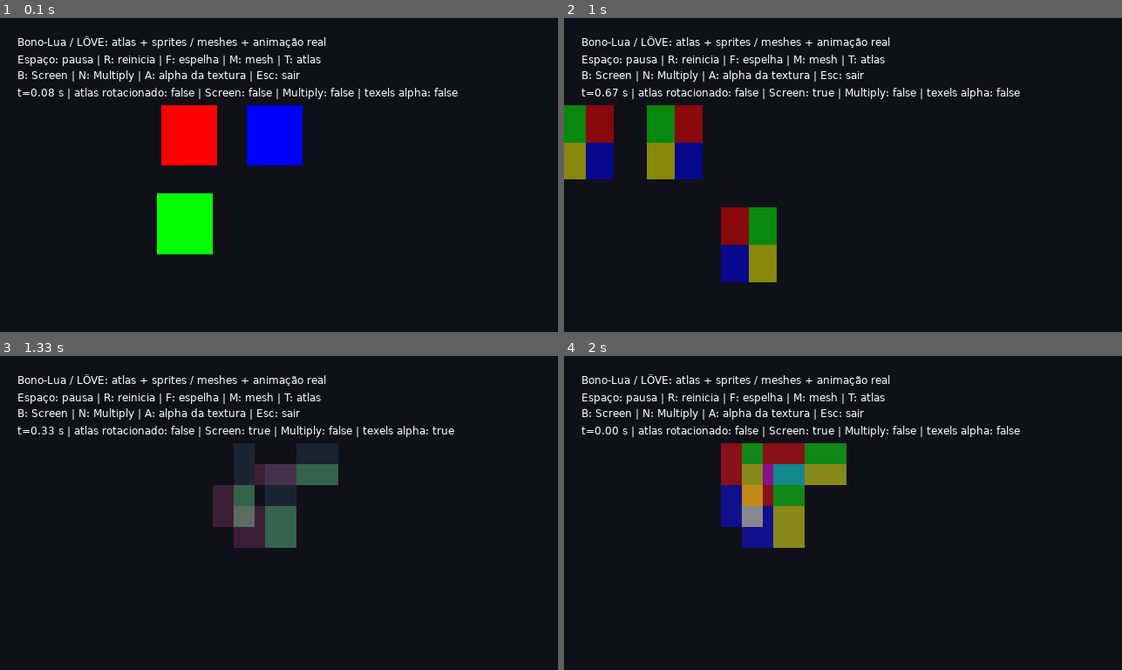
Above: before the commit, frames 1-4 (two rows, left to right).
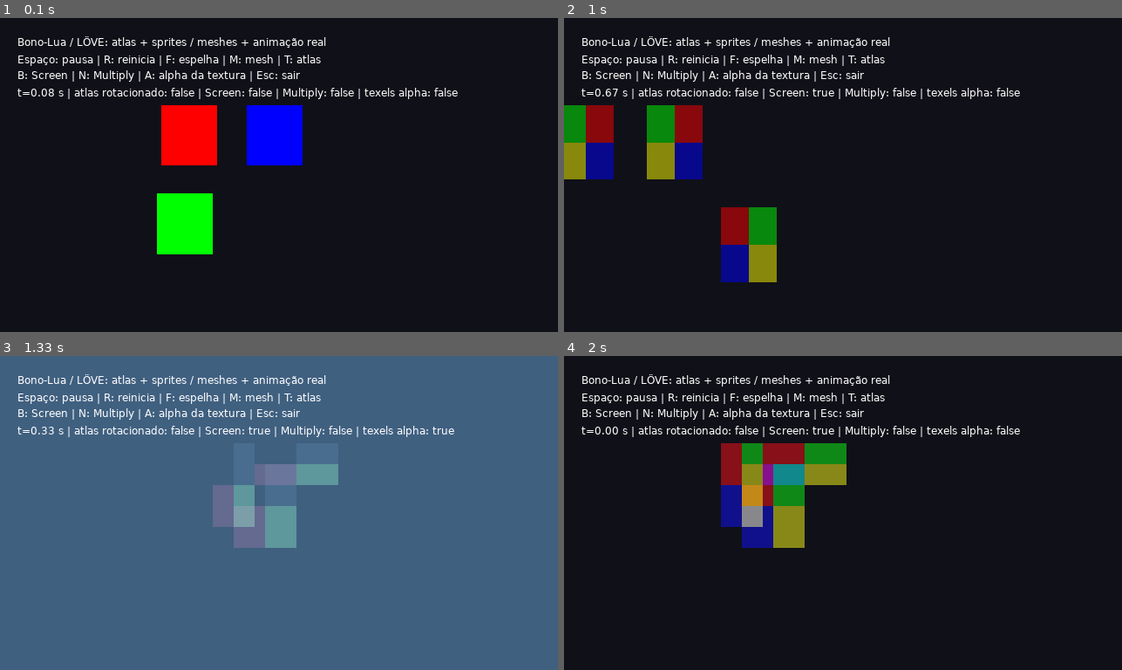
Above: after the commit, the same moments.

Repository: SrTristeSad/Bono-Lua
Game: LÖVE game, started from main.lua
Same seed, same stepped clock (60 frames per second), same inputs: the game is played once before the commit and once after it.
Inputs:
- Up to frame 1 (0.1 s): no input
- Up to frame 2 (1 s): tap B at 0.33 s; tap F at 0.67 s
- Up to frame 3 (1.33 s): tap A at 1 s
- Up to frame 4 (2 s): tap Space at 1.33 s; tap A at 1.67 s

Frames 1-2 are identical in both runs. In frame 3, 99% of the frame differs, in the area x 0-100%, y 0-100%; in frame 4, nothing differs.

Commit message:
Compose Canvas Screen in shader to avoid fixed blend rounding of fractional source colors

Diff:
--- a/docs/PORTING_PROGRESS.json
+++ b/docs/PORTING_PROGRESS.json
@@ -223,7 +223,7 @@
       "destination": "dragonbones/love/Slot.lua",
       "status": "Parcial: sprites, meshes comum/ponderada/Surface, atlas rotacionados, Screen e Multiply sobre Canvas adaptados ao LÖVE; outros blends e integração completa pendentes.",
       "tests": "lovesprites_differential: 56 cenários/11.188 colunas exatas por VM Lua 5.4/LuaJIT; referencia blobs ori …(1058 unchanged characters)…
-      "differences": "LÖVE Mesh/Image/Quad e scene graph em  …(881 unchanged characters)… st; não amplia os demais filtros/blends."
+      "differences": "LÖVE Mesh/Image/Quad e scene graph em  …(881 unchanged characters)… st; não amplia os demais filtros/blends. Screen usa snapshot/composição explícita em Canvas rgba8/MSAA0/DPI1, compartilhando a cópia por sprite; outros destinos conservam blend fixo anterior e não ampliam prova de texels semitransparentes."
     },
     "Pixi/4.x/src/dragonBones/pixi/PixiTextureAtlasData.ts": {
       "destination": "dragonbones/love/TextureAtlasData.lua",
--- a/dragonbones/love/Display.lua
+++ b/dragonbones/love/Display.lua
@@ -32,7 +32,7 @@
 function Display:destroy()
   if self.parent then self.parent:removeChild(self)end
   if self._gpuMesh then self._gpuMesh:release();self._gpuMesh=nil end
-  if self._multiplyCanvas then self._multiplyCanvas:release();self._multiplyCanvas=nil end
+  if self._blendCanvas then self._blendCanvas:release();self._blendCanvas=nil end
   if self._blendShaders then
     for _,shader in pairs(self._blendShaders)do shader:release()end
     self._blendShaders=nil
@@ -51,37 +51,50 @@
     vec4 d = Texel(destination, pixel / destinationSize);
     return s * d + d * (1.0 - s.a);
   }]],
+  [4]=[[extern Image destination;
+  extern vec2 destinationSize;
+  vec4 effect(vec4 color, Image image, vec2 uv, vec2 pixel) {
+    vec4 s = Texel(image, uv);
+    s.rgb = floor(s.rgb * s.a * 255.0 + vec3(0.5)) / 255.0;
+    s *= color;
+    vec4 d = Texel(destination, pixel / destinationSize);
+    return s + d * (vec4(1.0) - s);
+  }]],
   [3]=[[vec4 effect(vec4 color, Image image, vec2 uv, vec2 pixel) {
     vec4 c = Texel(image, uv);
     c.rgb = floor(c.rgb * c.a * 255.0 + vec3(0.5)) / 255.0;
     return c * color;
   }]],
 }
-local function blendShader(node)
+local function blendShader(node,key)
+  key=key or node.blendMode
   node._blendShaders=node._blendShaders or {}
-  local shader=node._blendShaders[node.blendMode]
+  local shader=node._blendShaders[key]
   if not shader then
-    shader=love.graphics.newShader(blendEffects[node.blendMode])
-    node._blendShaders[node.blendMode]=shader
+    shader=love.graphics.newShader(blendEffects[key])
+    node._blendShaders[key]=shader
   end
   return shader
 end
 -- Snapshot the destination before this sprite. Never sample the render target
 -- while it is bound for drawing. This preserves Pixi's two blend factors even
 -- when packed source RGB is slightly greater than its packed alpha.
-local function multiplyDestination(node,shader)
+local function supportsSnapshot(target)
+  return target and target.typeOf and target:typeOf('Canvas')
+    and target:getTextureType()=='2d'and target:getMSAA()==0
+    and target:getFormat()=='rgba8'and target:getDPIScale()==1
+end
+local function blendDestination(node,shader)
   local g=love.graphics
   local target=g.getCanvas()
-  assert(target and target.typeOf and target:typeOf('Canvas'),
-    'Multiply requires a single active Canvas (not the window or MRT)')
-  assert(target:getMSAA()==0 and target:getFormat()=='rgba8' and target:getDPIScale()==1,
+  assert(supportsSnapshot(target),
     'Multiply currently requires an rgba8 Canvas with MSAA=0 and DPI scale=1')
   local w,h=target:getDimensions()
-  local copy=node._multiplyCanvas
+  local copy=node._blendCanvas
   if copy and (copy:getWidth()~=w or copy:getHeight()~=h)then copy:release();copy=nil end
   if not copy then
     copy=g.newCanvas(w,h,{format='rgba8',msaa=0,dpiscale=1})
-    copy:setFilter('nearest','nearest');node._multiplyCanvas=copy
+    copy:setFilter('nearest','nearest');node._blendCanvas=copy
   end
   g.push('all');g.setCanvas(copy);g.origin();g.setScissor();g.setStencilTest()
   g.setShader();g.setColorMask(true,true,true,true);g.setDepthMode();g.setMeshCullMode('none')
@@ -117,9 +130,10 @@
       g.setColor(math.floor(math.floor(tint/65536)%256*alpha+.5)/255,
         math.floor(math.floor(tint/256)%256*alpha+.5)/255,
         math.floor(tint%256*alpha+.5)/255,math.floor(alpha*255)/255)
-      local shader=blendShader(node)
-      if node.blendMode==2 then
-        multiplyDestination(node,shader);g.setBlendMode('replace','premultiplied')
+      local canvasScreen=node.blendMode==3 and supportsSnapshot(g.getCanvas())
+      local shader=blendShader(node,canvasScreen and 4 or node.blendMode)
+      if node.blendMode==2 or canvasScreen then
+        blendDestination(node,shader);g.setBlendMode('replace','premultiplied')
       else g.setBlendMode('screen','premultiplied')end
       g.setShader(shader)
     else error('LÖVE sprite backend supports Normal/Add/Multiply/Screen only')end
--- a/examples/love/main.lua
+++ b/examples/love/main.lua
@@ -133,7 +133,7 @@
 function love.draw()
   love.graphics.clear(16/255,16/255,24/255,1)
   if not arm then return end
-  if showMultiply then
+  if showMultiply or(showScreen and showTextureAlpha)then
     local w,h=love.graphics.getDimensions()
     if multiplyCanvas and (multiplyCanvas:getWidth()~=w or multiplyCanvas:getHeight()~=h)then
       multiplyCanvas:release();multiplyCanvas=nil
Not shown, changed: docs/DECISIONS.md
Not shown, changed: docs/DIFFERENCES.md
Not shown, changed: docs/PORTING_STATUS.md
Not shown, changed: docs/UPSTREAM_INVENTORY.md
Not shown, changed: docs/VALIDATION.md
Not shown, changed: docs/contracts/LoveTextureAlpha.md
